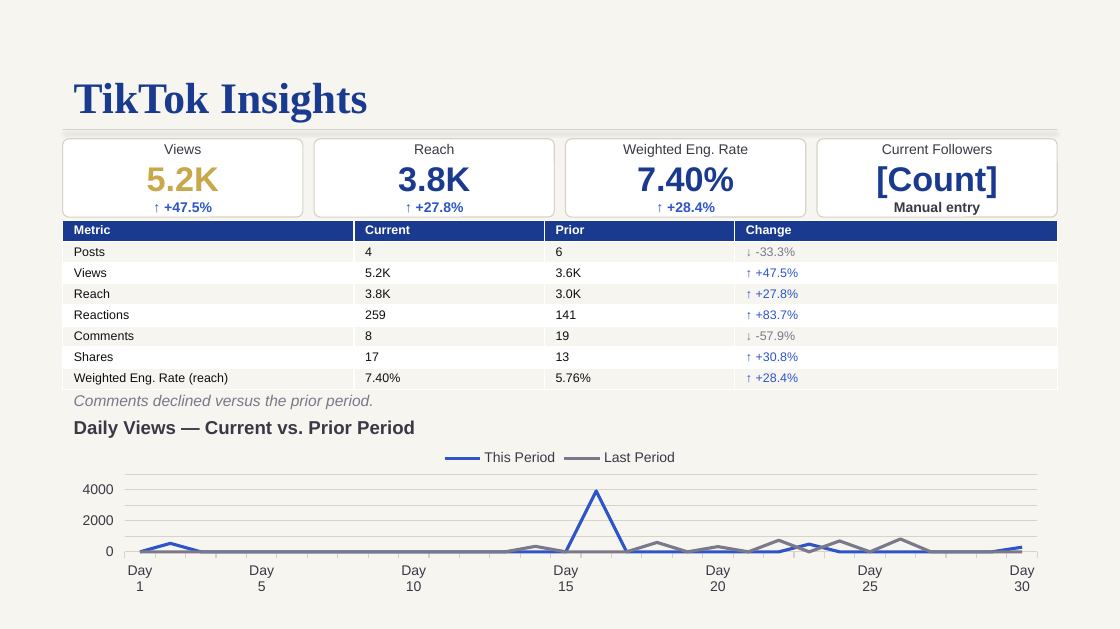
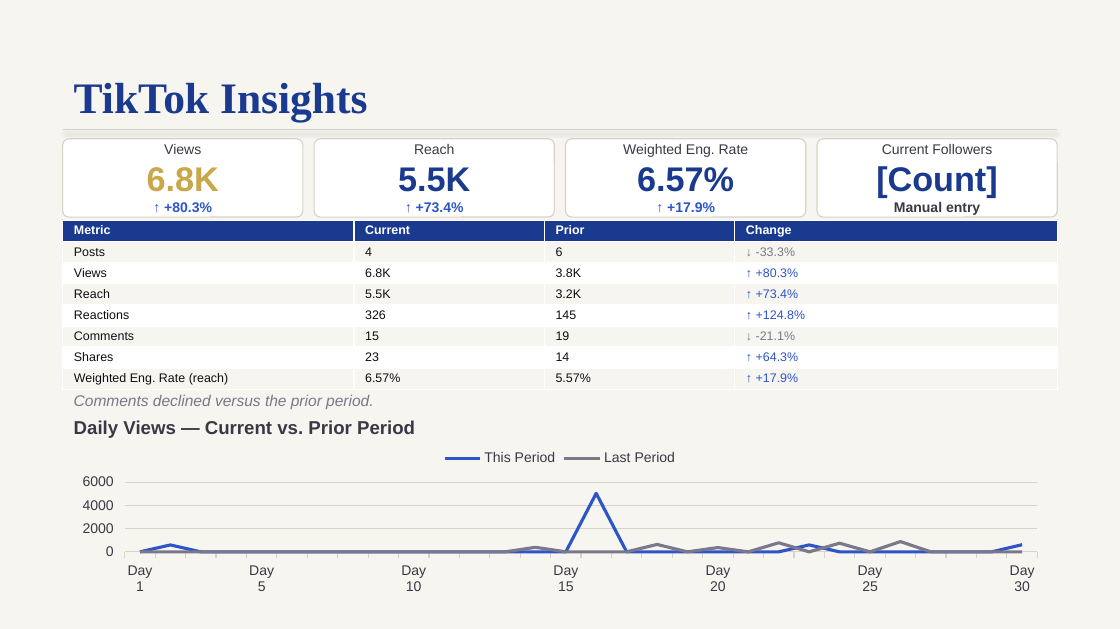
Before and after one commit to lakehousesocial-tech/ocean-crest-pier-monthly-report, a slide deck: slide 6 of Ocean Crest Pier Monthly Report — September 2026.pptx. Drawn at 1120x629 pixels with LibreOffice and Linux fonts; fonts in the diff are those of the drawing. Boxes give left, top, right and bottom in pixels: in the first picture for what was removed or moved away, otherwise in the second. Text is boxed around its words. In the diff, an @@ line names an element or a change of style, - is before the commit and + after.

```diff
--- a/Ocean Crest Pier Monthly Report — September 2026.pptx
+++ b/Ocean Crest Pier Monthly Report — September 2026.pptx
@@ text in rounded rectangle at [147, 167, 219, 212]: text changed @@
-5.2K
-↑ +47.5%
+6.8K
+↑ +80.3%
@@ text in rounded rectangle at [398, 167, 470, 212]: text changed @@
-3.8K
-↑ +27.8%
+5.5K
+↑ +73.4%
@@ text in rounded rectangle at [637, 167, 734, 212]: text changed @@
-7.40%
-↑ +28.4%
+6.57%
+↑ +17.9%
@@ table at [63, 221, 1057, 389] @@
-row 3: Views | 5.2K | 3.6K | ↑ +47.5%
+row 3: Views | 6.8K | 3.8K | ↑ +80.3%
-row 4: Reach | 3.8K | 3.0K | ↑ +27.8%
+row 4: Reach | 5.5K | 3.2K | ↑ +73.4%
-row 5: Reactions | 259 | 141 | ↑ +83.7%
+row 5: Reactions | 326 | 145 | ↑ +124.8%
-row 6, column 2: 8
+row 6, column 2: 15
-row 6, column 4: ↓ -57.9%
+row 6, column 4: ↓ -21.1%
-row 7: Shares | 17 | 13 | ↑ +30.8%
+row 7: Shares | 23 | 14 | ↑ +64.3%
-row 8: Weighted Eng. Rate (reach) | 7.40% | 5.76% | ↑ +28.4%
+row 8: Weighted Eng. Rate (reach) | 6.57% | 5.57% | ↑ +17.9%
@@ line chart at [63, 438, 1057, 599] @@
-This Period: 0, 500, 0, 0, 0, 0, 0, 0, 0, 0, 0, 0, 0, 0, 0, 3900, 0, 0, 0, 0, 0, 0, 500, 0, 0, 0, 0, 0, 0, 300
+This Period: 0, 600, 0, 0, 0, 0, 0, 0, 0, 0, 0, 0, 0, 0, 0, 5000, 0, 0, 0, 0, 0, 0, 600, 0, 0, 0, 0, 0, 0, 600
@@ Last Period, Day 20: 300 to 400 @@
@@ Last Period, : 700 to 800 @@
@@ Last Period, : 800 to 900 @@
```
Also in this commit, not shown: 7 other slides changed.
